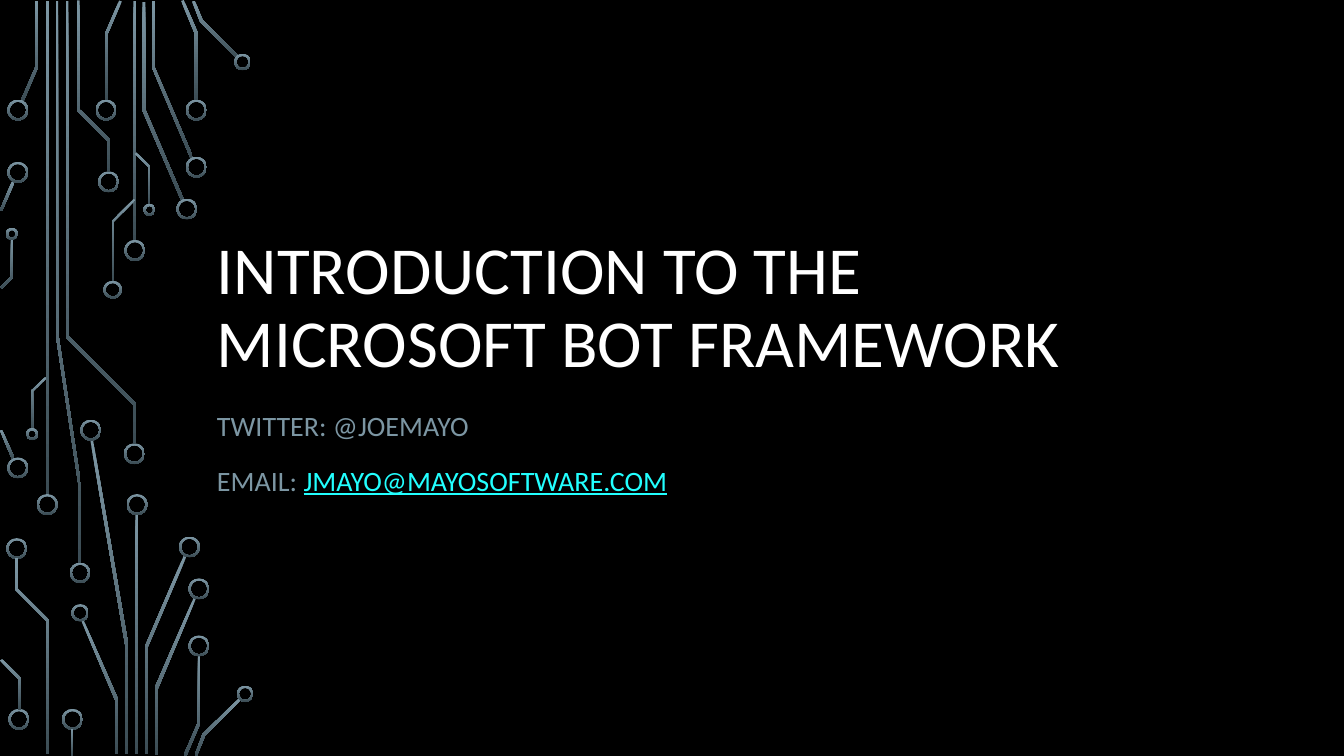
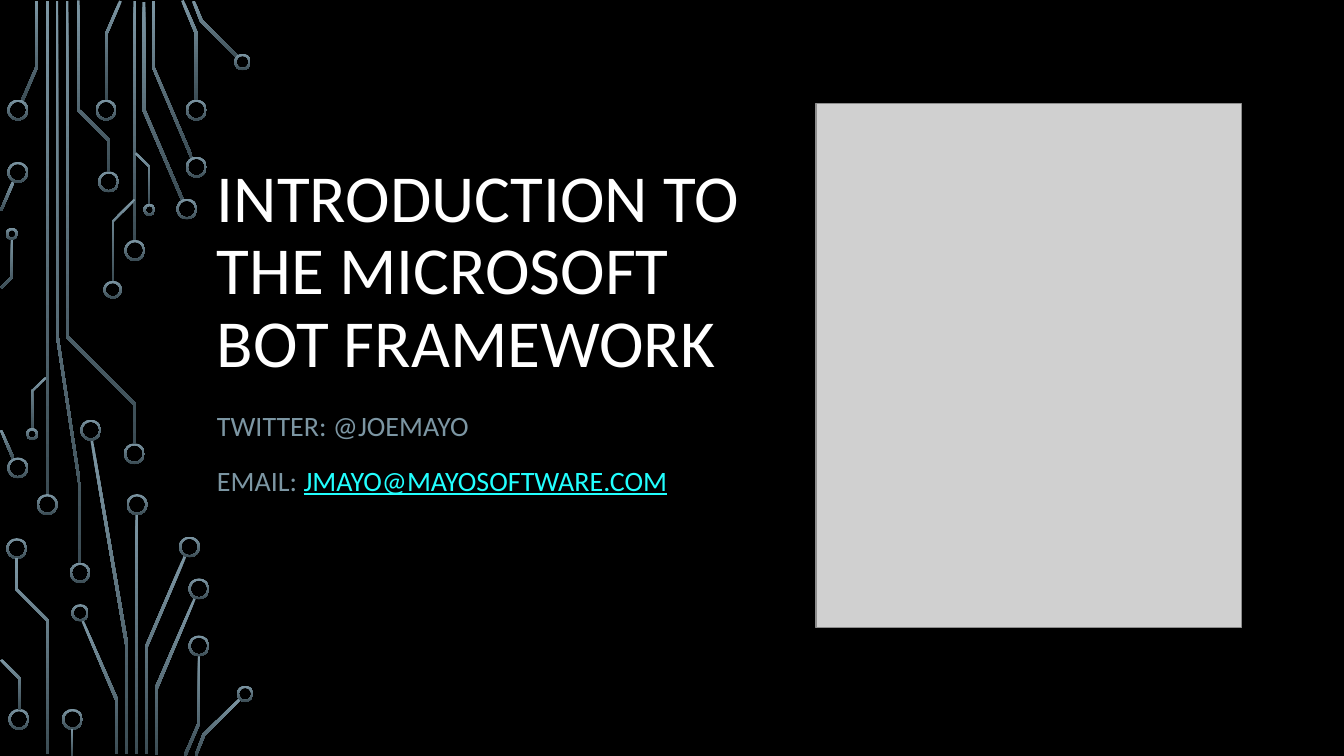
Before and after one commit to JoeMayo/BotDemos, a slide deck: slide 1 of Presentations/IntroBotFramework.pptx. Drawn at 1344x756 pixels with LibreOffice and Linux fonts; fonts in the diff are those of the drawing; grey boxes stand for pictures; background and template pictures are left out. Boxes give left, top, right and bottom in pixels: in the first picture for what was removed or moved away, otherwise in the second. Text is boxed around its words. In the diff, an @@ line names an element or a change of style, - is before the commit and + after.

```diff
--- a/Presentations/IntroBotFramework.pptx
+++ b/Presentations/IntroBotFramework.pptx
@@ picture added at [817,103,1242,628] @@
@@ title "INTRODUCTION TO THE MICROSOFT BOT ..." rewrapped from [217,250,1059,368] to [217,178,738,368] @@
```
Also in this commit, not shown: 3 other slides changed, 26 other files.
